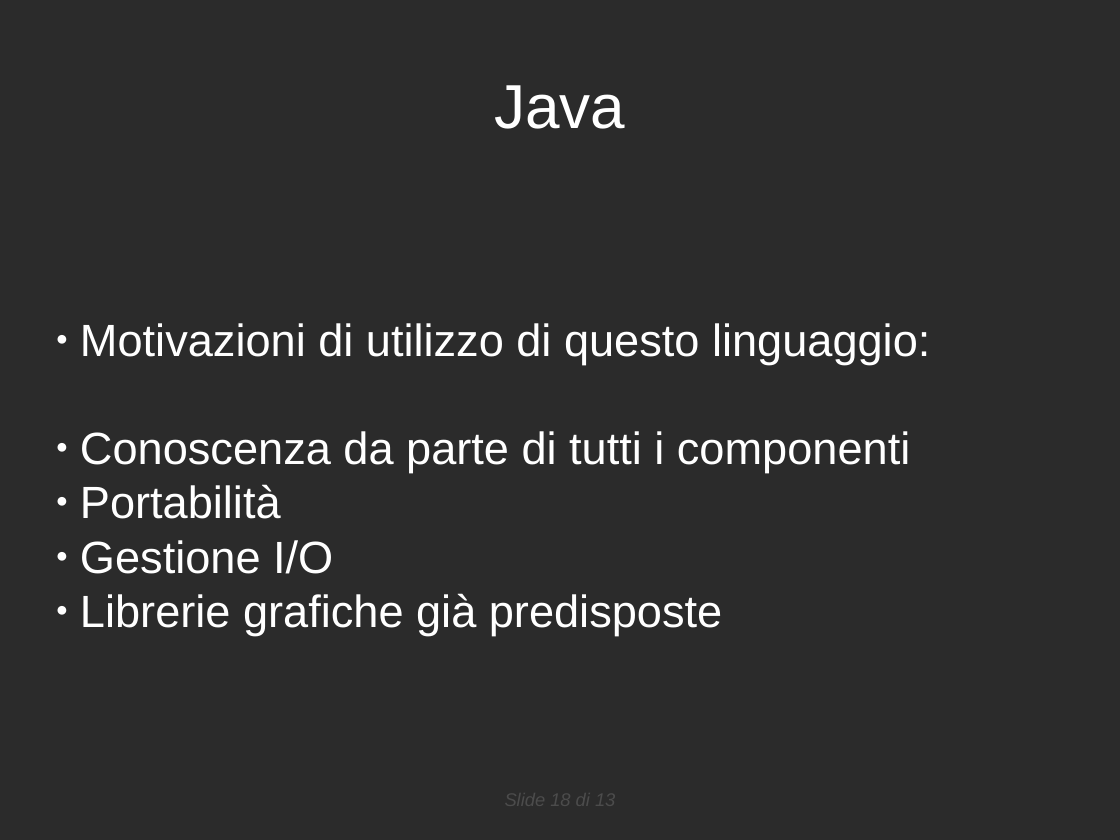
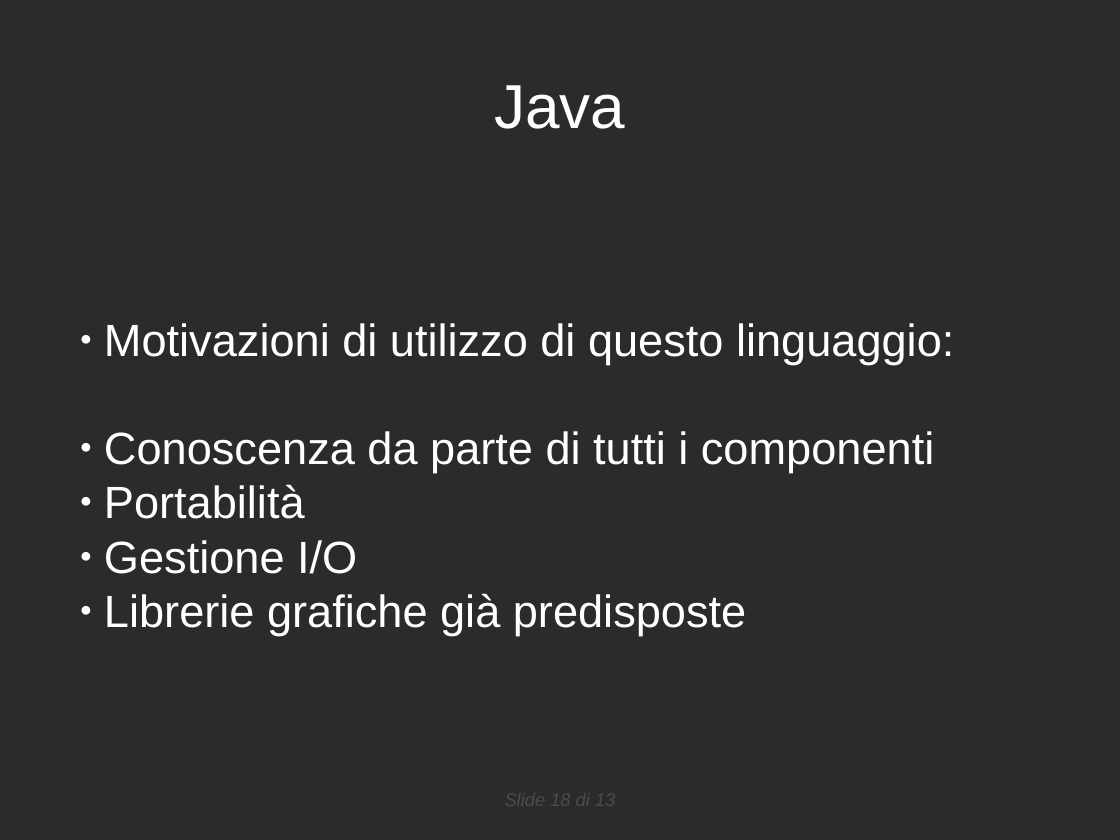
Before and after one commit to danybony/sigem, a slide deck: slide 18 of doc/RPP/presentazione.odp. Drawn at 1120x840 pixels with LibreOffice and Linux fonts; fonts in the diff are those of the drawing; background and template pictures are left out; a plain dark background stands for a picture behind light text. Boxes give left, top, right and bottom in pixels: in the first picture for what was removed or moved away, otherwise in the second. Text is boxed around its words. In the diff, an @@ line names an element or a change of style, - is before the commit and + after.

```diff
--- a/doc/RPP/presentazione.odp
+++ b/doc/RPP/presentazione.odp
@@ subtitle "Motivazioni di utilizzo di questo ..." at (x1=104, y1=323, x2=954, y2=635): list level 1 to 2 in "Motivazioni di utilizzo di questo ..."; list level 1 to 2 in "Conoscenza da parte di tutti ..."; list level 1 to 2 in "Portabilità"; list level 1 to 2 in "Gestione I/O"; list level 1 to 2 in "Librerie grafiche già predisposte" @@
```
Also in this commit, not shown: 2 other slides changed.
